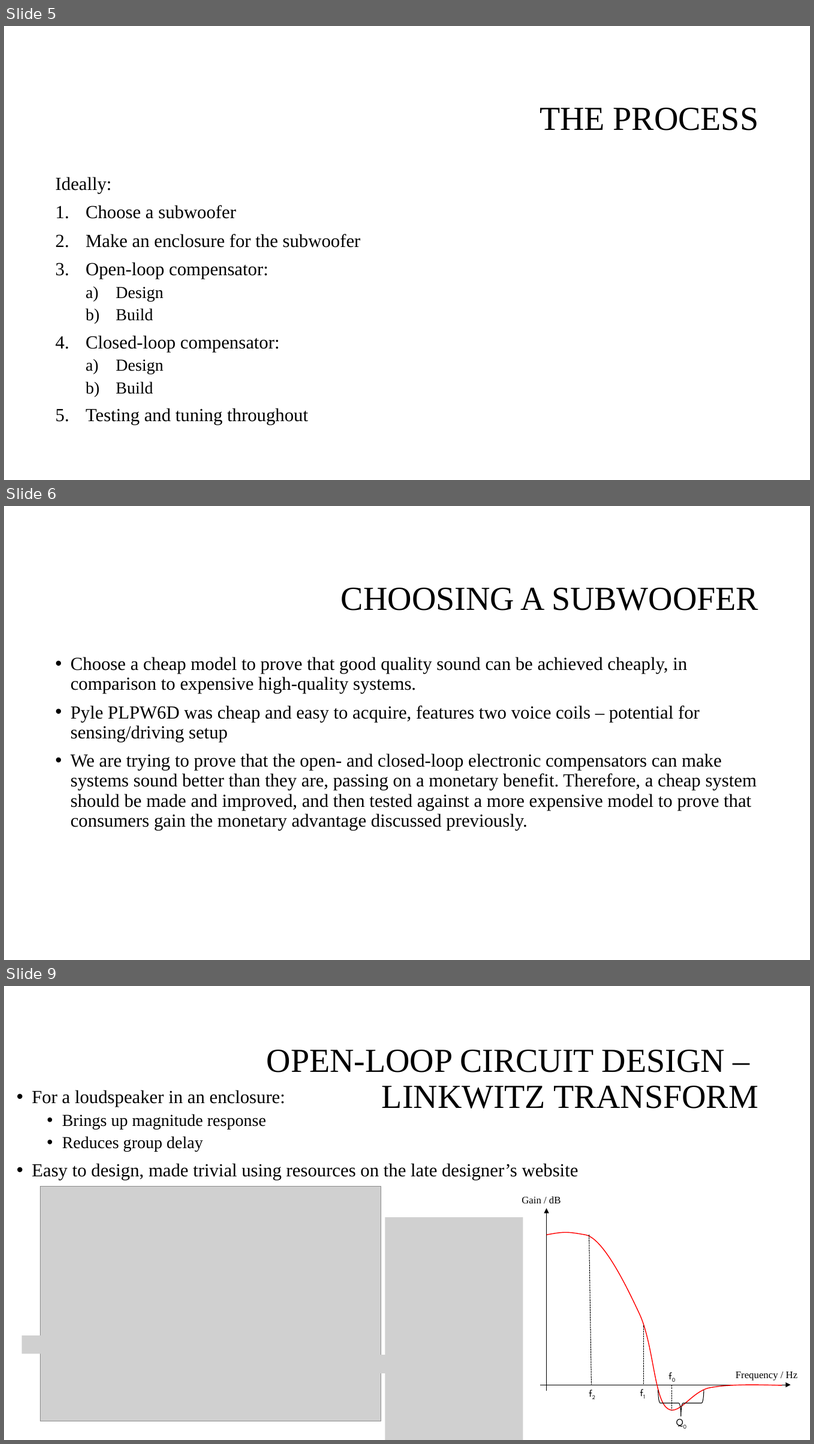
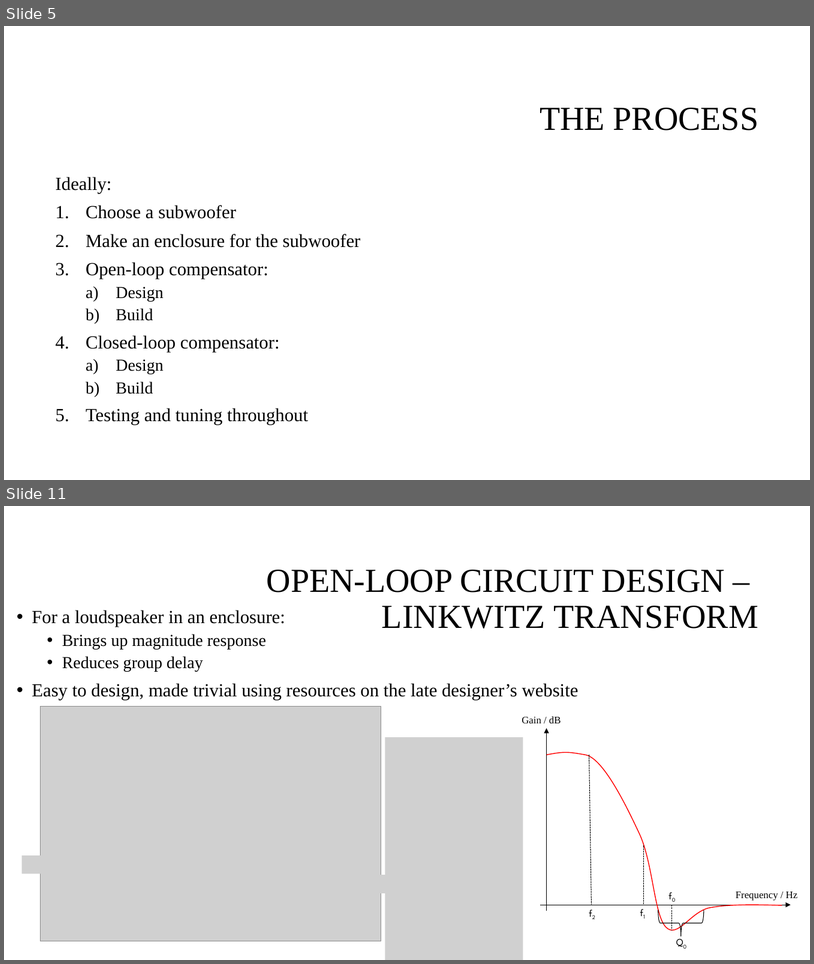
Before and after one commit to spez1998/3rd-year-project, a slide deck: Deliverables/2ndMarkerViva/viva_presentation.pptx. Shown one above the other, each under a label of ours: slides 5, 6 and 9 before the commit, slides 5 and 11 after it; the slides between them are not shown. The pictures are 814x1444 and 814x964 pixels, drawn with LibreOffice and Linux fonts; fonts in the diff are those of the drawing; grey boxes stand for pictures; background and template pictures are left out. Boxes give left, top, right and bottom in pixels: in the first picture for what was removed or moved away, otherwise in the second. Text is boxed around its words. In the diff, an @@ line names an element or a change of style, - is before the commit and + after.

```diff
--- a/Deliverables/2ndMarkerViva/viva_presentation.pptx
+++ b/Deliverables/2ndMarkerViva/viva_presentation.pptx
@@ slide 6 removed at [4,506,810,960], background #FFFFFF @@
@@ title removed at [341,588,759,610] @@
-CHOOSING A SUBWOOFER
@@ text removed at [71,657,757,830] @@
-• Choose a cheap model to prove that good quality sound can be achieved cheaply, in comparison to expensive high-quality systems.
-• Pyle PLPW6D was cheap and easy to acquire, features two voice coils – potential for sensing/driving setup
-• We are trying to prove that the open- and closed-loop electronic compensators can make systems sound better than they are, passing on a monetary benefit. Therefore, a cheap system should be made and improved, and then tested against a more expensive model to prove that consumers gain the monetary advantage discussed previously.
@@ what was slide 9 is now slide 11 @@
```
Also in this commit, not shown: 3 slides changed, 3 slides added.
